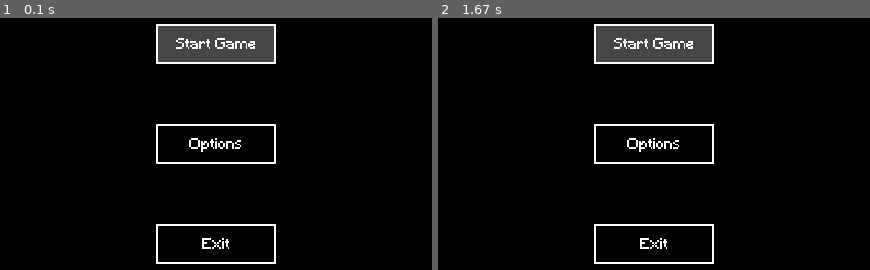
Above: before the commit, frames 1-2 (left to right).
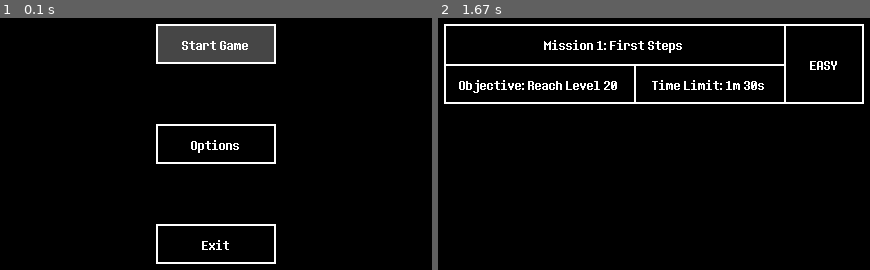
Above: after the commit, the same moments.

Repository: davghf/snake
Game: pygame game, started from main.py
Same seed, same stepped clock (60 frames per second), same inputs: the game is played once before the commit and once after it.
Inputs:
- Up to frame 1 (0.1 s): no input
- Up to frame 2 (1.67 s): tap Space at 0.33, 0.67 s

The runs differ from the first frame. In frame 1, 0.8% of the frame differs, in the area x 40-60%, y 7-93%; in frame 2, 9.3%, in the area x 1-99%, y 2-98%.

Commit message:
Add level selection feature and update main menu navigation

Diff:
--- /dev/null
+++ b/res/levels/level_1.json
@@ -0,0 +1,6 @@
+{
+    "name": "Mission 1: Reach Level 20",
+    "objective": 20,
+    "duration": 90,
+    "maxScore": 0
+}
--- a/src/logic/core.py
+++ b/src/logic/core.py
@@ -11,12 +11,20 @@
 class SnakeSegment:
     is_head: bool
     is_tail: bool
-    next_segment: "SnakeSegment"
-    previous_segmente: "SnakeSegment"
+    next_segment: "SnakeSegment | None"
+    previous_segment: "SnakeSegment | None"
 
-    def __init__(self, is_head: bool = False, is_tail: bool = False) -> None:
+    def __init__(self, is_head: bool = False, is_tail: bool = False,
+                 next_segment: "SnakeSegment | None" = None,
+                 previous_segment: "SnakeSegment | None" = None) -> None:
         self.is_head = is_head
         self.is_tail = is_tail
+        self.next_segment = next_segment
+        self.previous_segment = previous_segment
+
+    def update(self, next_segment: "SnakeSegment | None" = None,
+               previous_segment: "SnakeSegment | None" = None):
+        pass
 
 
 @dataclass
@@ -25,15 +33,22 @@
     duration: int
     name: str
     max_score: int
+    field: list[list[int]]
 
 
 class Core:
     levels: list[Level] = []
+    field: list[list[Tile]]
 
-    pass
+    __advance_dir: tuple[int, int]
+    __turns_per_movement: int = 2
 
-    def set_level(self):
+
+    def set_advance_dir(self):
         pass
 
-    def move_snake(self):
+    def load_level(self):
         pass
+
+    def pass_turn(self):
+        pass
--- /dev/null
+++ b/src/pygame/components/level_block.py
@@ -0,0 +1,68 @@
+import pygame
+import math
+
+from src.pygame.config import get_ui_font
+
+
+class LevelBlock:
+    __hovered: bool
+    __name: str
+    __objective: str
+    __time_limit: int
+    __difficulty: str
+
+    __base_width: float = 420
+    __base_height: float = 80
+
+    def __init__(self, name: str, objective: str, time_limit: int, difficulty: str) -> None:
+        self.__hovered = False
+        self.__name =  name
+        self.__objective = objective
+        self.__time_limit = time_limit
+        self.__difficulty = difficulty
+        self.update()
+
+
+    def update(self, hovered: bool | None = None):
+        if hovered is not None:
+            self.__hovered = hovered
+
+        width = self.__base_width
+        height = self.__base_height
+        self.surface = pygame.Surface((width, height), pygame.SRCALPHA)
+
+        border_color = pygame.Color(255, 255, 255)
+        self.surface.fill(border_color)
+        border_width = 2
+
+        if self.__hovered:
+            bg_color = pygame.Color(70, 70, 70)
+        else:
+            bg_color = pygame.Color(0, 0, 0)
+
+        self.surface.fill(bg_color, pygame.Rect(border_width, border_width, width - 2 * border_width, height - 2 * border_width))
+        pygame.draw.line(self.surface, border_color, (340, 0), (340, 80), 2)
+        pygame.draw.line(self.surface, border_color, (0, 40), (340, 40), 2)
+        pygame.draw.line(self.surface, border_color, (190, 40), (190, 80), 2)
+
+        font = get_ui_font()
+        printed_text = font.render(self.__name, False, (255, 255, 255))
+        self.surface.blit(printed_text, ((340 - printed_text.width) / 2, (40 - printed_text.height) / 2 + 2))
+        printed_text = font.render(self.__objective, False, (255, 255, 255))
+        self.surface.blit(printed_text, ((190 - printed_text.width) / 2, 40 + (40 - printed_text.height) / 2 + 2))
+
+        minutes = math.floor(self.__time_limit / 60)
+        seconds = self.__time_limit % 60
+        msg: str = "Time Limit: "
+        if minutes > 0:
+            msg += str(minutes) + "m"
+            if seconds > 0:
+                msg += " "
+        if seconds > 0:
+            msg = msg + str(seconds) + "s"
+
+        printed_text = font.render(msg, False, (255, 255, 255))
+        self.surface.blit(printed_text, (190 + (150 - printed_text.width) / 2, 40 + (40 - printed_text.height) / 2 + 2))
+
+        printed_text = font.render(self.__difficulty, False, (255, 255, 255))
+        self.surface.blit(printed_text, (340 + (80 - printed_text.width) / 2, (80 - printed_text.height) / 2 + 2))
--- a/src/pygame/config.py
+++ b/src/pygame/config.py
@@ -24,7 +24,7 @@
 def get_ui_font() -> pygame.Font:
     global ui_font
     if ui_font is None:
-        ui_font = pygame.font.Font("res/fonts/Minecraft.ttf", size=14)
+        ui_font = pygame.font.Font("res/fonts/determination.ttf", size=12)
     return ui_font
 
 
@@ -32,6 +32,7 @@
     MAIN_MENU = 1
     OPTIONS_MENU = 3
     GAME = 2
+    LEVEL_SELECTION = 4
 
 
 class Action(Enum):
@@ -39,6 +40,7 @@
     QUIT = 1
     GO_TO_MAIN_MENU = 2
     GO_TO_OPTIONS_MENU = 3
+    GO_TO_LEVEL_SELECTOR = 8
     GO_TO_GAME = 4
     UPDATE_RESOLUTION = 5
     UPDATE_MUSIC_LEVEL = 6
--- a/src/pygame/controller.py
+++ b/src/pygame/controller.py
@@ -1,5 +1,6 @@
 import pygame
 
+from src.pygame.scenes.level_selector import LevelSelector
 from src.pygame import config
 from src.pygame.config import Action, screen_width, screen_height, GameState, Resolution
 
@@ -22,6 +23,7 @@
         self.state = GameState.MAIN_MENU
         self.main_menu = MainMenu()
         self.options_menu = OptionsMenu()
+        self.level_selector = LevelSelector()
 
 
 
@@ -49,6 +51,10 @@
                 case GameState.OPTIONS_MENU:
                     self.options_menu.update()
                     scene = self.options_menu.surface
+                case GameState.LEVEL_SELECTION:
+                    self.level_selector.update()
+                    scene = self.level_selector.surface
+
 
             if scene is not None:
                 scaled_scene = pygame.transform.scale(scene, (scene.width * self.scale, scene.height * self.scale))
@@ -71,12 +77,16 @@
                 action = self.main_menu.check_events(events)
             case GameState.OPTIONS_MENU:
                 action = self.options_menu.check_events(events)
+            case GameState.LEVEL_SELECTION:
+                action = self.level_selector.check_events(events)
 
         match action:
             case Action.QUIT:
                 self.running = False
             case Action.GO_TO_MAIN_MENU:
                 self.state = GameState.MAIN_MENU
+            case Action.GO_TO_LEVEL_SELECTOR:
+                self.state = GameState.LEVEL_SELECTION
             case Action.GO_TO_OPTIONS_MENU:
                 self.state = GameState.OPTIONS_MENU
             case Action.UPDATE_RESOLUTION:
--- /dev/null
+++ b/src/pygame/scenes/level_selector.py
@@ -0,0 +1,41 @@
+import pygame
+from enum import Enum
+
+from src.pygame.components.button import Button
+from src.pygame.components.level_block import LevelBlock
+from src.pygame.config import screen_width, screen_height, Action
+
+
+class LevelSelector:
+    surface: pygame.Surface
+    width: float = screen_width
+    height: float = screen_height
+
+    page: int = 0
+    position: int = 0
+
+
+    def __init__(self) -> None:
+        self.surface = pygame.Surface((self.width, self.height), pygame.SRCALPHA)
+        self.level_1_block = LevelBlock("Mission 1: First Steps", "Objective: Reach Level 20", 90, "EASY")
+        self.back_button = Button("Go Back")
+
+        self.update()
+
+
+    def check_events(self, events: list[pygame.Event]) -> Action:
+        for event in events:
+            if event.type == pygame.QUIT:
+                return Action.QUIT
+
+        return Action.NOTHING
+
+
+    def update(self):
+        self.surface.fill(pygame.Color(0, 0, 0))
+
+        self.level_1_block.update(hovered=False)
+
+        left_margin = (640 - 420) / 2
+
+        self.surface.blit(self.level_1_block.surface, (left_margin, 100))
--- a/src/pygame/scenes/main_menu.py
+++ b/src/pygame/scenes/main_menu.py
@@ -34,7 +34,7 @@
                 if event.key == pygame.K_SPACE or event.key == pygame.K_KP_ENTER:
                     match self.selected_button:
                         case SelectedButton.START:
-                            return Action.GO_TO_GAME
+                            return Action.GO_TO_LEVEL_SELECTOR
                         case SelectedButton.OPTIONS:
                             return Action.GO_TO_OPTIONS_MENU
                         case SelectedButton.EXIT:
--- a/src/pygame/scenes/snake.py
+++ b/src/pygame/scenes/snake.py
@@ -0,0 +1,26 @@
+import pygame
+from logic.core import Core
+from src.pygame.config import Action, screen_width, screen_height
+
+class Snake:
+
+    surface: pygame.Surface
+    width: float = screen_width
+    height: float = screen_height
+
+    __acc_time: float = 0
+    __trigger_time: float = 0.5
+
+    __core: Core
+
+
+    def __init__(self) -> None:
+        self.surface = pygame.Surface((self.width, self.height), pygame.SRCALPHA)
+
+
+    def check_events(self, events: list[pygame.Event]) -> Action:
+        return Action.NOTHING
+
+
+    def update(self):
+        self.surface.fill(pygame.Color(0, 0, 0))
